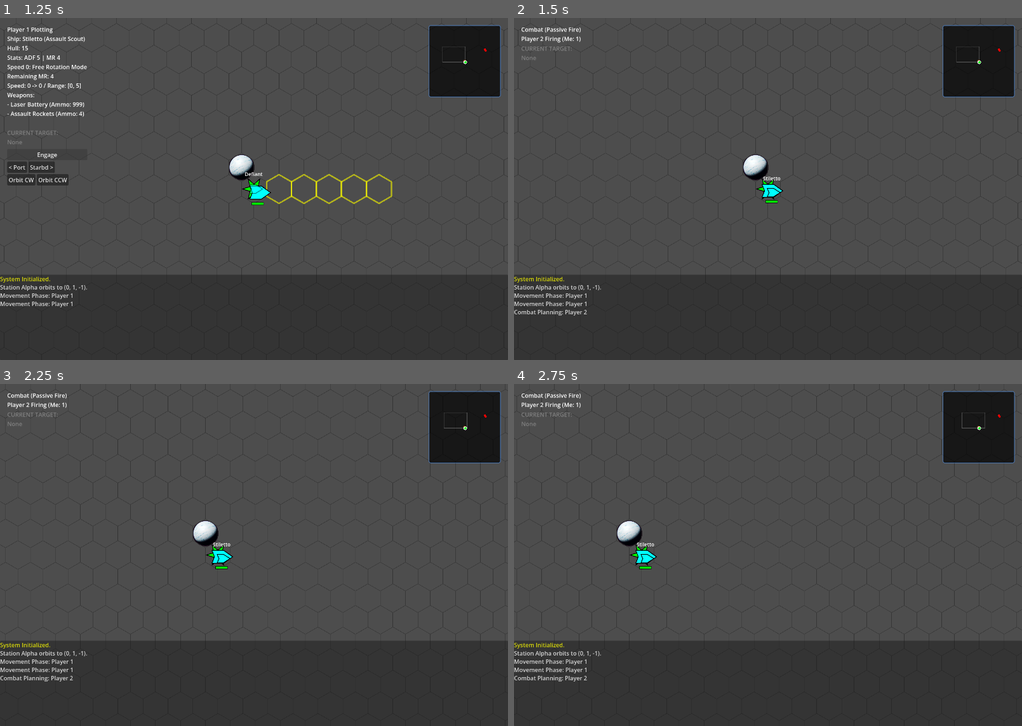
Above: before the commit, frames 1-4 (two rows, left to right).
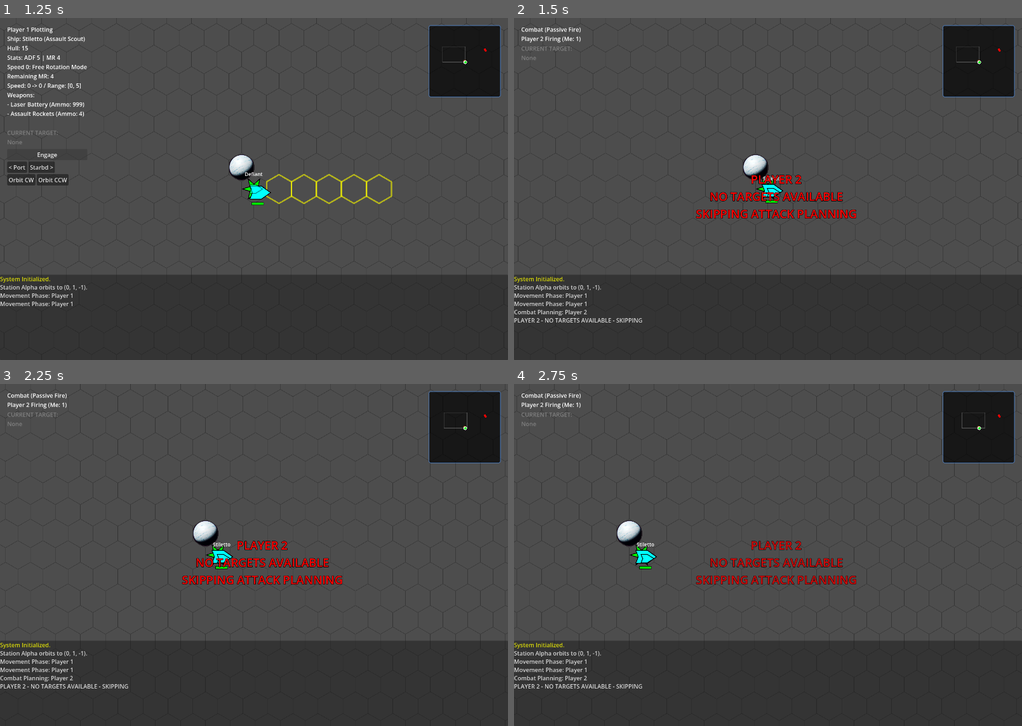
Above: after the commit, the same moments.

Repository: jjeffers/sf-kh-simulator
Game: Godot game, scene res://Scenes/Main.tscn
The game is run twice, just before and just after one commit, with the same random seed, the same clock (stepped at 60 frames per second) and the same inputs. This scene is started directly instead of the project's main scene.
Inputs (mouse positions are in pixels of both pictures, inside the frame that each line leads up to):
- Up to frame 1 (1.25 s): click "Engage" at 0.5 s
- Up to frame 2 (1.5 s): click "Engage" at 1.25 s
- Up to frame 3 (2.25 s): tap Enter at 2 s; move the mouse to (365, 537) at 2.02 s; hold D from 2.03 s (still down); tap Q at 2.1 s; click (365, 537) at 2.17 s
- Up to frame 4 (2.75 s): keep holding D; tap Space at 2.27 s

Frame 1 is identical in both runs. In frame 2, 1.2% of the frame differs, in the area x 0-68%, y 45-90%; in frame 3, 1.2%; in frame 4, 1.2%.

Commit message:
Added auto-skip for empty combat and improved planning UI

Diff:
--- a/Scripts/GameManager.gd
+++ b/Scripts/GameManager.gd
@@ -433,6 +433,7 @@
 		log_message("Planned: %s -> %s (%s)" % [selected_ship.name, s.name, weapon["name"]])
 
 		_update_planning_ui_list()
+		_update_ui_state()
 		queue_redraw()
 
 	else:
@@ -1157,6 +1158,78 @@
 	_update_planning_ui_list()
 	queue_redraw()
 
+	# Auto-Skip Check
+	var has_targets = _check_for_valid_combat_targets()
+	if not has_targets:
+		_trigger_auto_skip_combat()
+
+func _check_for_valid_combat_targets() -> bool:
+	# Iterate all ships owned by firing_player_id
+	var my_ships = ships.filter(func(s): return s.player_id == firing_player_id and not s.is_exploding and not s.is_docked) # Docked ships cant fire? Usually true.
+
+	for s in my_ships:
+		# Check each weapon
+		for w in s.weapons:
+			if w.get("fired", false): continue
+
+			# Check for ANY target in range/arc
+			var valid_targets = _get_valid_targets_for_weapon(s, w)
+			if valid_targets.size() > 0:
+				return true
+
+	return false
+
+func _get_valid_targets_for_weapon(shooter: Ship, weapon: Dictionary) -> Array[Ship]:
+	var valid: Array[Ship] = []
+	var targets = ships.filter(func(s): return s != shooter and not s.is_exploding and s.player_id != shooter.player_id and not s.is_docked)
+
+	for t in targets:
+		var dist = HexGrid.hex_distance(shooter.grid_position, t.grid_position)
+		if dist > weapon["range"]: continue
+
+		# Arc Check5
+		var in_arc = false
+		if weapon["arc"] == "360":
+			in_arc = true
+		elif weapon["arc"] == "FF":
+			var dir_to_target = HexGrid.get_hex_direction(shooter.grid_position, t.grid_position)
+			if dir_to_target == shooter.facing:
+				in_arc = true
+
+		if in_arc:
+			valid.append(t)
+
+	return valid
+
+func _trigger_auto_skip_combat():
+	var p_name = "PLAYER %d" % firing_player_id
+	log_message("%s - NO TARGETS AVAILABLE - SKIPPING" % p_name)
+
+	# Overlay UI
+	var overlay = Label.new()
+	overlay.text = "%s\nNO TARGETS AVAILABLE\nSKIPPING ATTACK PLANNING" % p_name
+	overlay.label_settings = LabelSettings.new()
+	overlay.label_settings.font_size = 32
+	overlay.label_settings.font_color = Color.RED
+	overlay.label_settings.outline_size = 4
+	overlay.label_settings.outline_color = Color.BLACK
+	overlay.horizontal_alignment = HORIZONTAL_ALIGNMENT_CENTER
+	overlay.vertical_alignment = VERTICAL_ALIGNMENT_CENTER
+	overlay.position = (get_viewport_rect().size / 2) - Vector2(200, 50)
+	overlay.z_index = 200
+	ui_layer.add_child(overlay)
+
+	# Fade out
+	var tween = create_tween()
+	tween.tween_property(overlay, "modulate:a", 0.0, 2.0).set_delay(1.0)
+	tween.tween_callback(overlay.queue_free)
+
+	# Auto-commit after delay
+	await get_tree().create_timer(2.0).timeout
+
+	if current_combat_state == CombatState.PLANNING:
+		_on_trigger_commit_combat()
+
 func _update_planning_ui_list():
 	# Clear existing
 	for c in container_ships.get_children():
@@ -1399,8 +1472,18 @@
 			txt += "[COLOR=blue]Masking Screen ACTIVE[/COLOR]\n"
 
 		txt += "Weapons:\n"
-		for w in selected_ship.weapons:
-			txt += "- %s (Ammo: %d)\n" % [w["name"], w["ammo"]]
+		for i in range(selected_ship.weapons.size()):
+			var w = selected_ship.weapons[i]
+			var status = ""
+
+			# Check for committed attack
+			for atk in queued_attacks:
+				if atk["source"] == selected_ship and atk["weapon_idx"] == i:
+					var chance = Combat.calculate_hit_chance(HexGrid.hex_distance(selected_ship.grid_position, atk["target"].grid_position), w, atk["target"], false, 0, selected_ship)
+					status = " -> %s (%d%%)" % [atk["target"].name, chance]
+					break
+
+			txt += "- %s (Ammo: %d)%s\n" % [w["name"], w["ammo"], status]
 
 		if not is_valid and not state_is_orbiting: # Orbit is always valid move of 1
 			# Special case: Orbit move is size 1. Does it respect ADF?
@@ -1429,12 +1512,26 @@
 
 		if selected_ship:
 			txt += "\nShip: %s" % selected_ship.name
-			if selected_ship.weapons.size() > 0:
-				var w = selected_ship.weapons[selected_ship.current_weapon_index]
-				txt += "\nWeapon: %s" % w["name"]
-				txt += "\nAmmo: %d | Rng: %d | Arc: %s" % [w["ammo"], w["range"], w["arc"]]
-				if w.get("fired", false):
-					txt += " (FIRED)"
+			txt += "\nShip: %s" % selected_ship.name
+
+			txt += "\nWeapons:\n"
+			for i in range(selected_ship.weapons.size()):
+				var w = selected_ship.weapons[i]
+				var status = ""
+
+				# Check for committed attack
+				for atk in queued_attacks:
+					if atk["source"] == selected_ship and atk["weapon_idx"] == i:
+						var chance = Combat.calculate_hit_chance(HexGrid.hex_distance(selected_ship.grid_position, atk["target"].grid_position), w, atk["target"], false, 0, selected_ship)
+						status = " -> %s (%d%%)" % [atk["target"].name, chance]
+						break
+
+				# Highlight selected weapon
+				var prefix = "- "
+				if i == selected_ship.current_weapon_index:
+					prefix = "> "
+
+				txt += "%s%s (Ammo: %d)%s\n" % [prefix, w["name"], w["ammo"], status]
 
 		label_status.text = txt
 	elif current_phase == Phase.END:
--- a/Scripts/HexGrid.gd
+++ b/Scripts/HexGrid.gd
@@ -26,6 +26,16 @@
 	for d in directions:
 		results.append(hex + d)
 	return results
+
+static func get_hex_direction(from_hex: Vector3i, to_hex: Vector3i) -> int:
+	var diff = to_hex - from_hex
+	var dist = hex_distance(from_hex, to_hex)
+	if dist == 0: return 0
+
+	for i in range(directions.size()):
+		if diff == directions[i] * dist:
+			return i
+	return -1
 
 # Calculate Manhatten distance on hex grid
 static func hex_distance(a: Vector3i, b: Vector3i) -> int:
Not shown, removed: Assets/Audio/cash-register-operation.mp3.import
Not shown, added: Assets/Audio/short-computer.mp3.import
Not shown, added: Assets/Audio/short-next-player-sound.mp3.import
Not shown, removed: Assets/Audio/short-sound.mp3.import
Not shown, added: Assets/Audio/short-computer.mp3
Not shown, added: Assets/Audio/short-next-player-sound.mp3
